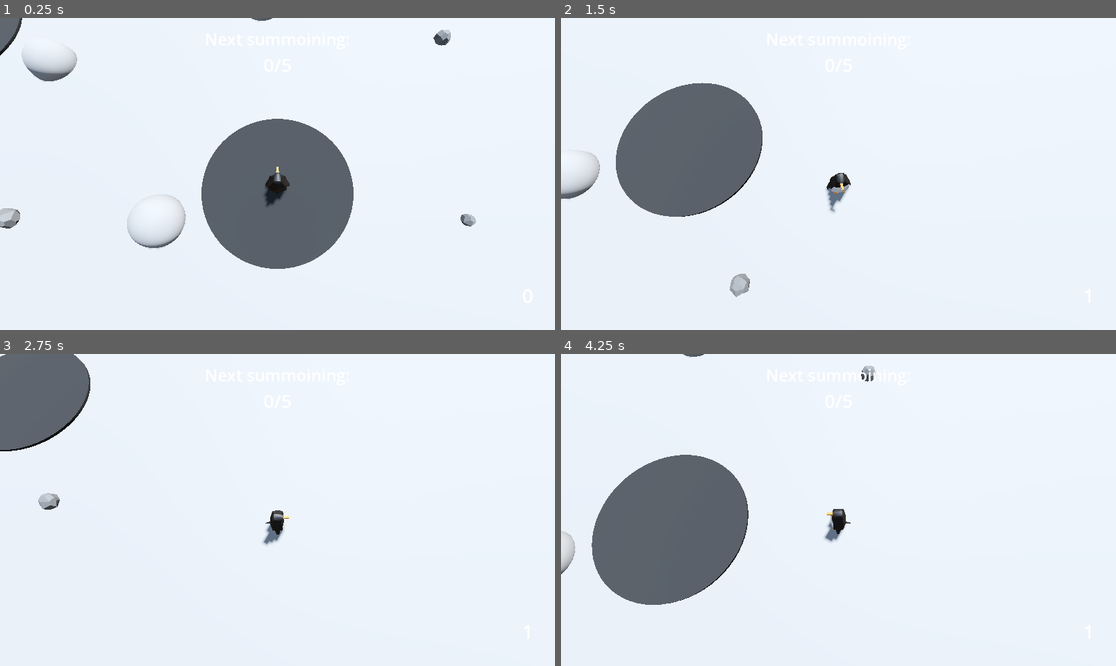
Above: before the commit, frames 1-4 (two rows, left to right).
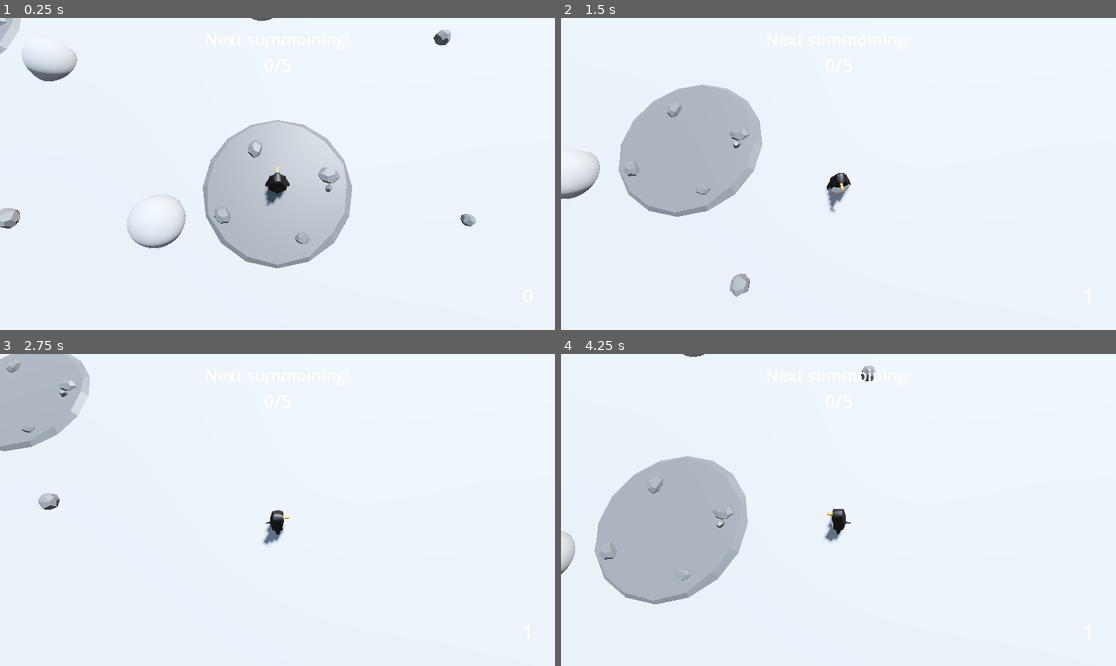
Above: after the commit, the same moments.

Repository: Edtg/Ludum-Dare-55
Game: Godot game, scene res://scenes/main.tscn
The game is run twice, just before and just after one commit, with the same random seed, the same clock (stepped at 60 frames per second) and the same inputs.
Inputs:
- Up to frame 1 (0.25 s): no input
- Up to frame 2 (1.5 s): tap Enter at 0.5 s; hold D (move_right) 0.53-1.28 s; tap Space (slide) at 0.6, 1.35 s; hold S (move_back) from 1.28 s (still down)
- Up to frame 3 (2.75 s): release S (move_back) at 2.03 s; hold D (move_right) from 2.03 s (still down); tap Space (slide) at 2.1 s
- Up to frame 4 (4.25 s): release D (move_right) at 2.78 s; hold W (move_forward) 2.78-3.53 s; tap Space (slide) at 2.85, 3.6 s; hold A (move_left) from 3.53 s (still down)

The runs differ from the first frame. In frame 1, 10% of the frame differs, in the area x 0-64%, y 0-81%; in frame 2, 8.8%; in frame 3, 4.2%; in frame 4, 10%.

Commit message:
Added nest model

Diff:
--- a/scenes/objects/nest.tscn
+++ b/scenes/objects/nest.tscn
@@ -1,21 +1,13 @@
-[gd_scene load_steps=12 format=3 uid="uid://dve054rj6fdh1"]
+[gd_scene load_steps=11 format=3 uid="uid://dve054rj6fdh1"]
 
 [ext_resource type="Script" path="res://scenes/objects/nest.gd" id="1_cvwdi"]
+[ext_resource type="PackedScene" uid="uid://dvhmx60peww6" path="res://assets/models/Nest.gltf" id="2_6plqt"]
 [ext_resource type="PackedScene" uid="uid://ba85mhaydb743" path="res://assets/models/PenguinSpirit.gltf" id="2_ht5js"]
 [ext_resource type="Texture2D" uid="uid://g5b701xtydqv" path="res://assets/textures/SpiritParticle.png" id="3_aqaf3"]
 
 [sub_resource type="CylinderShape3D" id="CylinderShape3D_fji18"]
 height = 1.5
 radius = 1.6
-
-[sub_resource type="StandardMaterial3D" id="StandardMaterial3D_jli8x"]
-albedo_color = Color(0.168627, 0.168627, 0.168627, 1)
-
-[sub_resource type="CylinderMesh" id="CylinderMesh_kycpi"]
-material = SubResource("StandardMaterial3D_jli8x")
-top_radius = 1.5
-bottom_radius = 1.5
-height = 0.1
 
 [sub_resource type="Curve" id="Curve_pmlaf"]
 _data = [Vector2(0, 1), 0.0, 0.0, 0, 0, Vector2(1, 0.318681), 0.0, 0.0, 0, 0]
@@ -64,8 +56,7 @@
 [node name="CollisionShape3D" type="CollisionShape3D" parent="ProximityDetector"]
 shape = SubResource("CylinderShape3D_fji18")
 
-[node name="MeshInstance3D" type="MeshInstance3D" parent="."]
-mesh = SubResource("CylinderMesh_kycpi")
+[node name="Nest2" parent="." instance=ExtResource("2_6plqt")]
 
 [node name="PenguinSpirit" parent="." instance=ExtResource("2_ht5js")]
 transform = Transform3D(1.5, 0, 0, 0, 1.5, 0, 0, 0, 1.5, 0, 0, 0)
Not shown, added: assets/models/Nest.gltf
Not shown, added: assets/models/Nest.gltf.import
